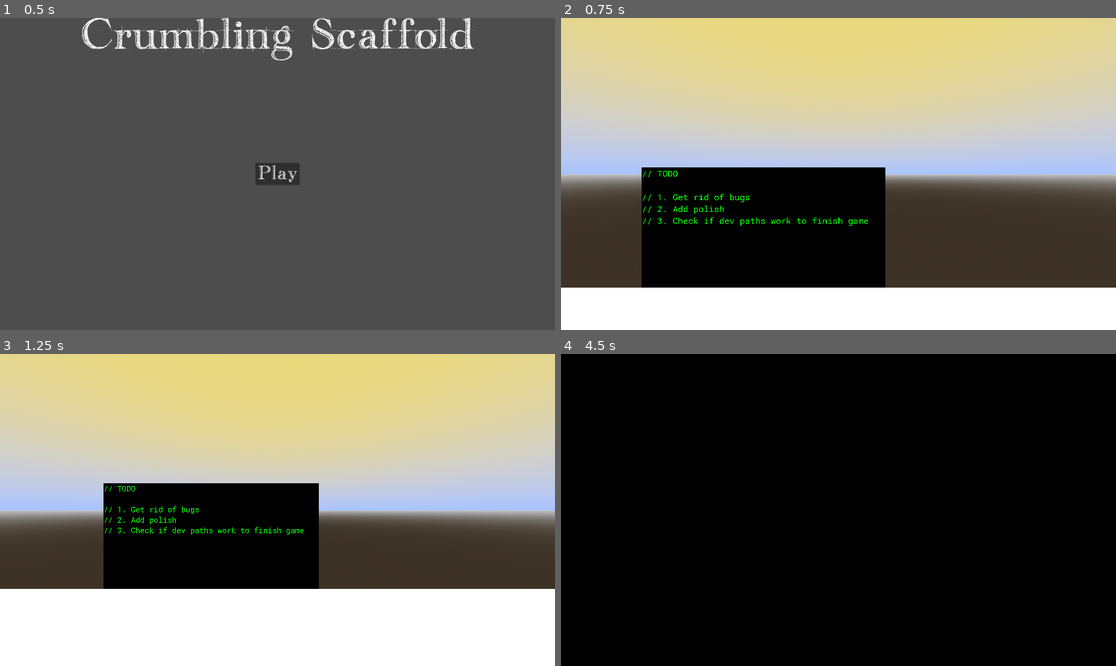
Above: before the commit, frames 1-4 (two rows, left to right).
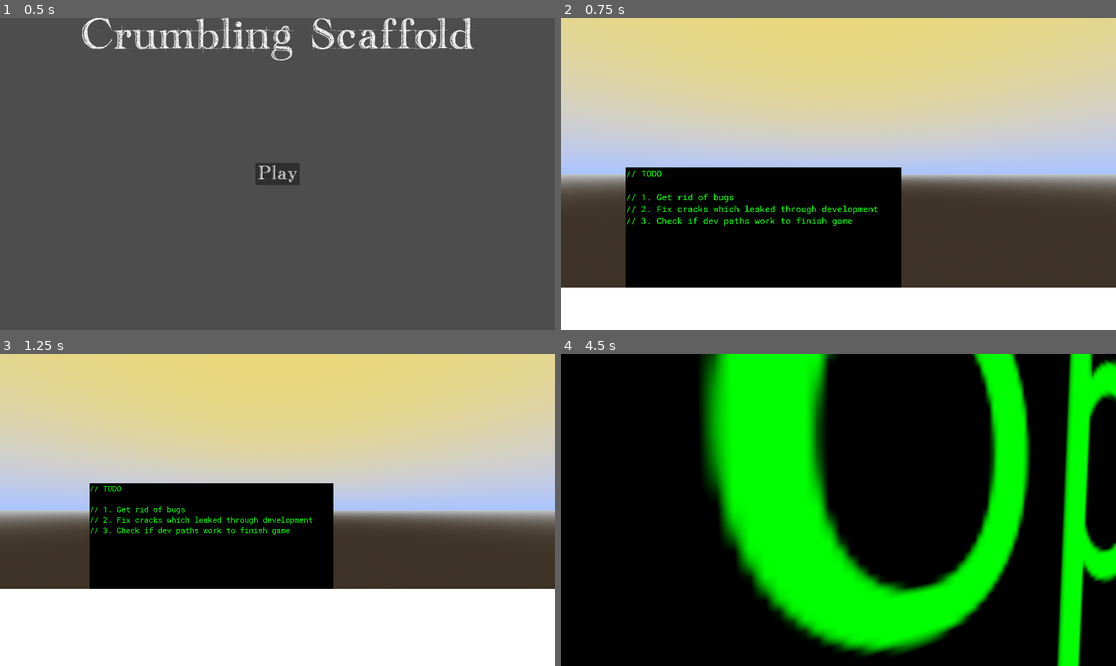
Above: after the commit, the same moments.

Repository: CodeOS99/CrumblingFramework
Game: Godot game, scene res://scenes/main_menu.tscn
Same seed, same stepped clock (60 frames per second), same inputs: the game is played once before the commit and once after it.
Inputs (mouse positions are in pixels of both pictures, inside the frame that each line leads up to):
- Up to frame 1 (0.5 s): no input
- Up to frame 2 (0.75 s): click "Play" at 0.5 s
- Up to frame 3 (1.25 s): no input
- Up to frame 4 (4.5 s): tap Enter at 1.25 s; move the mouse to (866, 510) at 1.27 s; hold E (interact) 1.28-2.03 s; hold W (up) from 1.28 s (still down); tap Space (jump) at 1.52, 2.27, 3.77 s; move the mouse to (810, 510) at 2.02 s; tap E (interact) at 2.1, 3.05, 3.8 s; move the mouse to (849, 503) at 2.77 s; hold Shift (sprint) 2.78-3.53 s; move the mouse to (832, 516) at 3.52 s; tap Alt at 3.6 s; move the mouse to (877, 513) at 4.27 s; hold E (interact) from 4.28 s (still down)

Frame 1 is identical in both runs. In frame 2, 3.0% of the frame differs, in the area x 11-62%, y 47-87%; in frame 3, 2.3%; in frame 4, 35%, in the area x 25-100%, y 0-100%.

Commit message:
Added a floating up label when killing bugs

Diff:
--- /dev/null
+++ b/scenes/floating_up_label_3d.tscn
@@ -0,0 +1,9 @@
+[gd_scene load_steps=2 format=3 uid="uid://nk7012gajl4g"]
+
+[ext_resource type="Script" path="res://scripts/floating_up_label_3d.gd" id="1_vea3s"]
+
+[node name="FloatingUpLabel3D" type="Label3D"]
+billboard = 1
+text = "Floating Up Text"
+font_size = 48
+script = ExtResource("1_vea3s")
--- a/scenes/main_game.tscn
+++ b/scenes/main_game.tscn
@@ -240,7 +240,7 @@
 shape = SubResource("BoxShape3D_aqklh")
 
 [node name="SubViewport" type="SubViewport" parent="."]
-size = Vector2i(2127, 1062)
+size = Vector2i(2407, 1062)
 
 [node name="TextureRect" type="TextureRect" parent="SubViewport"]
 anchors_preset = 15
@@ -259,7 +259,7 @@
 text = "// TODO
 
 // 1. Get rid of bugs
-// 2. Add polish
+// 2. Fix cracks which leaked through development
 // 3. Check if dev paths work to finish game"
 script = ExtResource("3_q3g2n")
 
--- a/scenes/moving_bug.tscn
+++ b/scenes/moving_bug.tscn
@@ -123,21 +123,21 @@
 transform = Transform3D(0.145, 0, 0, 0, 0.145, 0, 0, 0, 0.145, -2.74471, 0, 0)
 
 [node name="Skeleton3D" parent="MainMesh/Sketchfab_model/root/GLTF_SceneRootNode/Armature_002_13/GLTF_created_0" index="0"]
-bones/1/rotation = Quaternion(0.0978693, 0.123006, 0.58278, 0.797282)
-bones/2/rotation = Quaternion(0.753227, -0.393652, 0.0922402, 0.518825)
-bones/3/rotation = Quaternion(0.272252, -0.179541, 0.51632, 0.79187)
-bones/4/rotation = Quaternion(0.574447, -0.191587, 0.359815, 0.709816)
-bones/5/rotation = Quaternion(0.0631449, -0.398288, 0.546442, 0.734017)
-bones/6/rotation = Quaternion(0.661356, -0.337745, 0.286307, 0.605446)
-bones/7/rotation = Quaternion(0.732879, 0.569353, 0.108053, 0.356441)
-bones/8/rotation = Quaternion(-0.317842, -0.154737, 0.511176, 0.783411)
-bones/9/rotation = Quaternion(0.618422, 0.780246, -0.0636265, 0.0687164)
-bones/10/rotation = Quaternion(-0.17161, 0.229435, 0.68048, 0.67443)
-bones/11/rotation = Quaternion(0.558953, 0.730364, 0.323363, -0.222658)
-bones/12/rotation = Quaternion(-0.522313, 0.430147, 0.187217, 0.712119)
+bones/1/rotation = Quaternion(0.109038, 0.116115, 0.573758, 0.803386)
+bones/2/rotation = Quaternion(0.750481, -0.389978, 0.0806087, 0.527445)
+bones/3/rotation = Quaternion(0.266727, -0.184042, 0.519683, 0.790516)
+bones/4/rotation = Quaternion(0.579452, -0.193591, 0.354973, 0.707638)
+bones/5/rotation = Quaternion(0.0645125, -0.392402, 0.538173, 0.743121)
+bones/6/rotation = Quaternion(0.658005, -0.333339, 0.285036, 0.612103)
+bones/7/rotation = Quaternion(0.730756, 0.571089, 0.0943502, 0.361872)
+bones/8/rotation = Quaternion(-0.311953, -0.139708, 0.523832, 0.780235)
+bones/9/rotation = Quaternion(0.605237, 0.789512, -0.0633189, 0.0796825)
+bones/10/rotation = Quaternion(-0.160415, 0.22289, 0.68003, 0.679813)
+bones/11/rotation = Quaternion(0.559467, 0.729615, 0.3198, -0.228882)
+bones/12/rotation = Quaternion(-0.526809, 0.429938, 0.186625, 0.709081)
 
 [node name="Plane_001_14" parent="MainMesh/Sketchfab_model/root/GLTF_SceneRootNode" index="1"]
-transform = Transform3D(0.997179, 0.0572519, 0.0485385, -0.0516886, 0.992696, -0.109005, -0.0544247, 0.106189, 0.992855, 18.2526, 2.93714, 1.49293)
+transform = Transform3D(0.99681, 0.0625737, 0.0495358, -0.0570025, 0.992641, -0.106842, -0.0558567, 0.103677, 0.993041, 18.2526, 2.93714, 1.49293)
 
 [node name="AnimationPlayer" parent="MainMesh" index="1"]
 libraries = {
--- /dev/null
+++ b/scripts/Globals.gd
@@ -0,0 +1,8 @@
+class_name Globals extends Node
+
+static var total_bugs := 1
+static var killed_bugs := 0
+static var player: Player
+
+static func bug_killed():
+	killed_bugs += 1
--- /dev/null
+++ b/scripts/floating_up_label_3d.gd
@@ -0,0 +1,9 @@
+extends Label3D
+
+func _ready() -> void:
+	var t = get_tree().create_tween()
+	t.tween_property(self, "global_position", self.global_position + Vector3(0, 3, 0), 1.5).set_trans(Tween.TRANS_EXPO).set_ease(Tween.EASE_OUT)
+	t.tween_interval(.15)
+	t.tween_property(self, "modulate", Color(1, 1, 1, 0), .35).set_trans(Tween.TRANS_SINE).set_ease(Tween.EASE_IN)
+	t.finished.connect(func():
+		self.queue_free())
--- a/scripts/moving_bug.gd
+++ b/scripts/moving_bug.gd
@@ -4,6 +4,7 @@
 @export var movement_speed := 2.0
 
 @onready var animation_player := $MainMesh/AnimationPlayer
+@onready var floating_label = preload("res://scenes/floating_up_label_3d.tscn")
 
 var particles := preload("res://scenes/splash_particles.tscn")
 
@@ -11,6 +12,7 @@
 var is_moving := false
 
 func _ready() -> void:
+	Globals.total_bugs += 1
 	choose_new_target()
 
 func _physics_process(delta: float) -> void:
@@ -47,6 +49,9 @@
 	is_moving = true
 
 func interact():
+	if not animation_player.speed_scale == 2:
+		return
+	self.remove_from_group("bug")
 	var i = particles.instantiate()
 	get_tree().root.add_child(i)
 	i.global_position = self.global_position
@@ -63,3 +68,8 @@
 		$DeadMesh.visible = true
 		$MainMesh.visible = false
 	)
+	Globals.bug_killed()
+	var l = floating_label.instantiate()
+	add_child(l)
+	l.global_position = self.global_position
+	l.text = str(Globals.killed_bugs) + " out of " + str(Globals.total_bugs)
--- a/scripts/player.gd
+++ b/scripts/player.gd
@@ -1,4 +1,4 @@
-extends CharacterBody3D
+class_name Player extends CharacterBody3D
 
 var speed
 const WALK_SPEED := 5.0
@@ -29,6 +29,7 @@
 
 func _ready() -> void:
 	Input.set_mouse_mode(Input.MOUSE_MODE_CAPTURED)
+	Globals.player = self
 
 func _unhandled_input(event: InputEvent) -> void:
 	if event is InputEventMouseMotion:
--- a/scripts/static_bug.gd
+++ b/scripts/static_bug.gd
@@ -2,9 +2,13 @@
 
 var particles := preload("res://scenes/splash_particles.tscn")
 
+@onready var floating_label = preload("res://scenes/floating_up_label_3d.tscn")
 @onready var animation_player := $MainMesh/AnimationPlayer
 
 func interact():
+	if not animation_player.speed_scale == 2:
+		return
+	self.remove_from_group("bug")
 	var i = particles.instantiate()
 	get_tree().root.add_child(i)
 	i.global_position = self.global_position
@@ -17,3 +21,8 @@
 		$DeadMesh.visible = true
 		$MainMesh.visible = false
 	)
+	Globals.bug_killed()
+	var l = floating_label.instantiate()
+	add_child(l)
+	l.global_position = self.global_position
+	l.text = str(Globals.killed_bugs) + " out of " + str(Globals.total_bugs)
